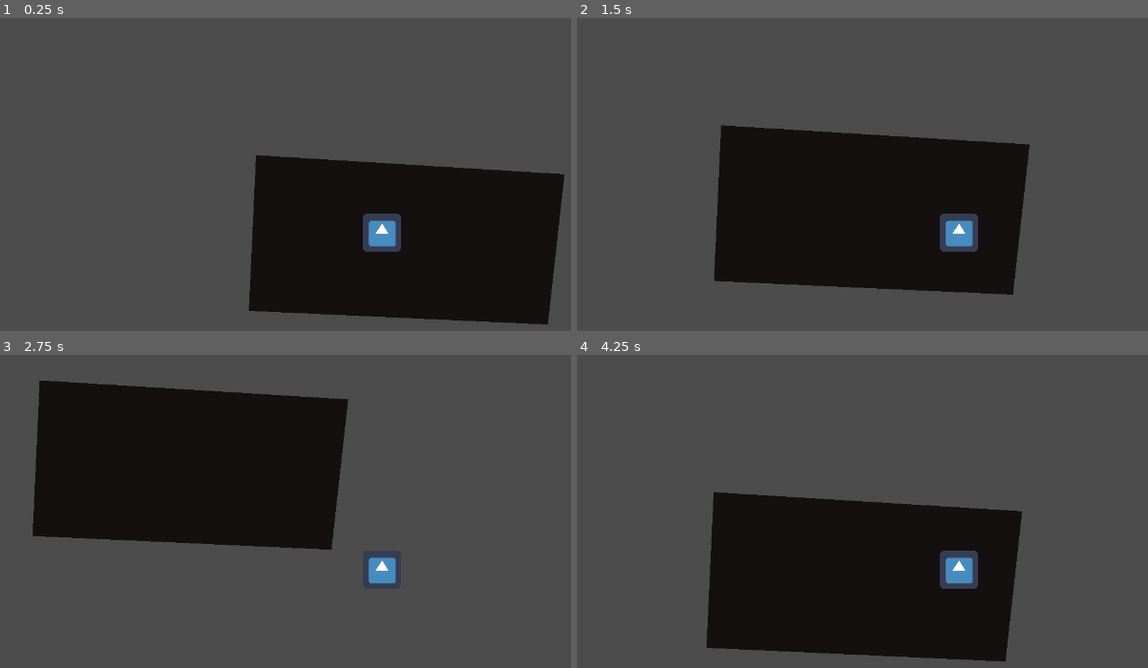
Above: before the commit, frames 1-4 (two rows, left to right).
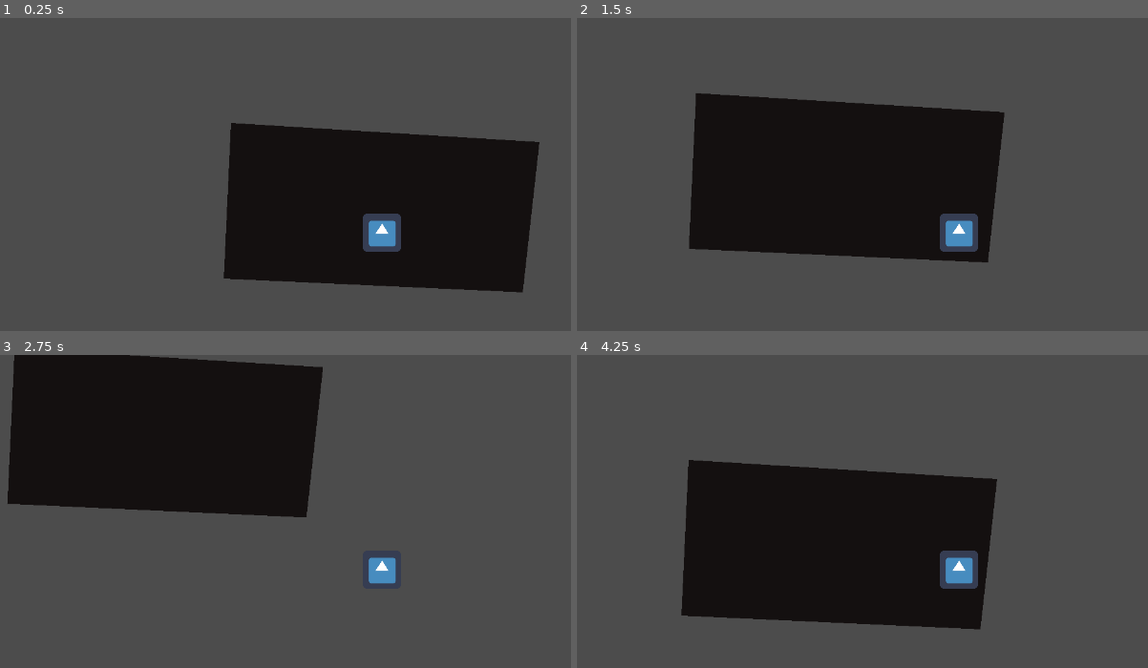
Above: after the commit, the same moments.

Repository: AlixBarreaux/game-jam-found-relic
Game: Godot game, scene res://Scenes/Levels/Level1.tscn
Same seed, same stepped clock (60 frames per second), same inputs: the game is played once before the commit and once after it. The engine's default icon, where the game draws it, is replaced by a stand-in: a white triangle on a blue panel in a dark square.
Inputs:
- Up to frame 1 (0.25 s): no input
- Up to frame 2 (1.5 s): tap Enter at 0.5 s; hold D (move_right) 0.53-1.28 s; tap E (interact, bound only after the commit) at 0.6, 1.35 s; hold S (move_down) from 1.28 s (still down)
- Up to frame 3 (2.75 s): release S (move_down) at 2.03 s; hold D (move_right) from 2.03 s (still down); tap E (interact, bound only after the commit) at 2.1 s
- Up to frame 4 (4.25 s): release D (move_right) at 2.78 s; hold Z (move_up) 2.78-3.53 s; tap E (interact, bound only after the commit) at 2.85, 3.6 s; hold Q (move_left) from 3.53 s (still down)

The runs differ from the first frame. In frame 1, 14% of the frame differs, in the area x 39-99%, y 33-98%; in frame 2, 14%, in the area x 19-80%, y 24-89%; in frame 3, 14%; in frame 4, 14%.
Error after the commit: Invalid get index 'name' (on base: 'null instance'). (res://interact_raycast_2d.gd:18)

Commit message:
Start to create a common class SequenceOrderInteractable to share between the Plate and the NoteBlock

Diff:
--- a/Hero.tscn
+++ b/Hero.tscn
@@ -1,8 +1,9 @@
-[gd_scene load_steps=5 format=2]
+[gd_scene load_steps=6 format=2]
 
 [ext_resource path="res://Miscellaneous/icon.png" type="Texture" id=1]
 [ext_resource path="res://hero.gd" type="Script" id=2]
 [ext_resource path="res://PlayerController.tscn" type="PackedScene" id=3]
+[ext_resource path="res://InteractRayCast2D.tscn" type="PackedScene" id=4]
 
 [sub_resource type="RectangleShape2D" id=1]
 extents = Vector2( 32, 32 )
@@ -20,3 +21,6 @@
 
 [node name="Camera2D" type="Camera2D" parent="."]
 current = true
+
+[node name="InteractRayCast2D" parent="." instance=ExtResource( 4 )]
+collision_mask = 4
--- /dev/null
+++ b/InteractRayCast2D.tscn
@@ -0,0 +1,9 @@
+[gd_scene load_steps=2 format=2]
+
+[ext_resource path="res://interact_raycast_2d.gd" type="Script" id=1]
+
+[node name="InteractRayCast2D" type="RayCast2D"]
+enabled = true
+collide_with_areas = true
+collide_with_bodies = false
+script = ExtResource( 1 )
--- /dev/null
+++ b/NoteBlock.tscn
@@ -0,0 +1,13 @@
+[gd_scene load_steps=2 format=2]
+
+[ext_resource path="res://SequenceOrderInteractable.tscn" type="PackedScene" id=1]
+
+[node name="NoteBlock" instance=ExtResource( 1 )]
+
+[node name="Area2D" parent="." index="1"]
+collision_layer = 2
+collision_mask = 3
+
+[connection signal="area_entered" from="Area2D" to="." method="_on_Area2D_area_entered"]
+[connection signal="body_entered" from="Area2D" to="." method="_on_Area2D_body_entered"]
+[connection signal="body_shape_entered" from="Area2D" to="." method="_on_Area2D_body_shape_entered"]
--- a/Plate.tscn
+++ b/Plate.tscn
@@ -1,16 +1,7 @@
-[gd_scene load_steps=3 format=2]
+[gd_scene load_steps=2 format=2]
 
-[ext_resource path="res://plate.gd" type="Script" id=1]
+[ext_resource path="res://SequenceOrderInteractable.tscn" type="PackedScene" id=1]
 
-[sub_resource type="RectangleShape2D" id=1]
-extents = Vector2( 32, 32 )
+[node name="Plate" instance=ExtResource( 1 )]
 
-[node name="Plate" type="Area2D"]
-script = ExtResource( 1 )
-
-[node name="Sprite" type="Sprite" parent="."]
-
-[node name="CollisionShape2D" type="CollisionShape2D" parent="."]
-shape = SubResource( 1 )
-
-[connection signal="body_entered" from="." to="." method="_on_body_entered"]
+[connection signal="body_entered" from="Area2D" to="." method="_on_interacted"]
--- a/Scenes/Levels/Level1.tscn
+++ b/Scenes/Levels/Level1.tscn
@@ -1,10 +1,13 @@
 [gd_scene load_steps=4 format=2]
 
-[ext_resource path="res://Plate.tscn" type="PackedScene" id=1]
+[ext_resource path="res://SequenceOrderInteractable.tscn" type="PackedScene" id=1]
 [ext_resource path="res://PlatesManager.tscn" type="PackedScene" id=2]
 [ext_resource path="res://Scenes/Levels/Level.tscn" type="PackedScene" id=3]
 
 [node name="Level1" instance=ExtResource( 3 )]
+
+[node name="Hero" parent="Creatures/Heroes" index="0"]
+position = Vector2( 42, 54 )
 
 [node name="Plates" parent="." index="2" instance=ExtResource( 2 )]
 
--- a/Scenes/Levels/Level2.tscn
+++ b/Scenes/Levels/Level2.tscn
@@ -1,5 +1,10 @@
-[gd_scene load_steps=2 format=2]
+[gd_scene load_steps=3 format=2]
 
 [ext_resource path="res://Scenes/Levels/Level.tscn" type="PackedScene" id=1]
+[ext_resource path="res://NoteBlock.tscn" type="PackedScene" id=2]
 
 [node name="Level2" instance=ExtResource( 1 )]
+
+[node name="NoteBlock" parent="." index="2" instance=ExtResource( 2 )]
+position = Vector2( 175, 79 )
+collision_shape_2d_node_path = NodePath("Area2D/CollisionShape2D")
--- /dev/null
+++ b/SequenceOrderInteractable.tscn
@@ -0,0 +1,21 @@
+[gd_scene load_steps=4 format=2]
+
+[ext_resource path="res://sequence_order_interactable.gd" type="Script" id=1]
+[ext_resource path="res://interaction_receiver_area2d.gd" type="Script" id=2]
+
+[sub_resource type="RectangleShape2D" id=1]
+extents = Vector2( 32, 32 )
+
+[node name="SequenceOrderInteractable" type="Node2D"]
+script = ExtResource( 1 )
+collision_shape_2d_node_path = NodePath("InteractionReceiverArea2D/CollisionShape2D")
+
+[node name="Sprite" type="Sprite" parent="."]
+
+[node name="InteractionReceiverArea2D" type="Area2D" parent="."]
+collision_layer = 4
+collision_mask = 0
+script = ExtResource( 2 )
+
+[node name="CollisionShape2D" type="CollisionShape2D" parent="InteractionReceiverArea2D"]
+shape = SubResource( 1 )
--- /dev/null
+++ b/interact_raycast_2d.gd
@@ -0,0 +1,19 @@
+class_name InteractRaycast2D
+extends RayCast2D
+
+
+# ----------------- DECLARE VARIABLES -----------------
+
+
+
+# ----------------- RUN CODE -----------------
+
+
+
+# ----------------- DECLARE FUNCTIONS -----------------
+
+
+func _unhandled_input(event: InputEvent) -> void:
+	if Input.is_action_just_pressed("interact"):
+		print(get_collider().name)
+		get_collider()._receive_interaction()
--- /dev/null
+++ b/interaction_receiver_area2d.gd
@@ -0,0 +1,17 @@
+class_name InteractionReceiver
+extends Area2D
+
+
+# ----------------- DECLARE VARIABLES -----------------
+
+signal interaction_received
+
+# ----------------- RUN CODE -----------------
+
+
+
+# ----------------- DECLARE FUNCTIONS -----------------
+
+func _receive_interaction() -> void:
+	self.emit_signal("interaction_received")
+	return
--- a/plate.gd
+++ /dev/null
@@ -1,48 +0,0 @@
-class_name Plate
-extends Area2D
-
-
-# ----------------- DECLARE VARIABLES -----------------
-
-onready var plates_manager: Node2D = self.get_parent()
-
-var order_id: int = 0
-
-onready var collision_shape_2d: CollisionShape2D = $CollisionShape2D
-
-signal plate_enabled
-
-# ----------------- RUN CODE -----------------
-
-
-func _ready() -> void:
-	self.initialize_signals()
-	return
-
-
-# ----------------- DECLARE FUNCTIONS -----------------
-
-
-func initialize_signals() -> void:
-	self.plates_manager.connect("invalid_sequence_order_given", self, "reset")
-	return
-
-
-func _on_body_entered(body: PhysicsBody2D) -> void:
-	self.set_enabled(false)
-	self.emit_signal("plate_enabled", self.order_id)
-	return
-
-
-func reset() -> void:
-	print(self.name + ": reset() !")
-	set_enabled(true)
-
-
-func set_enabled(enabled: bool) -> void:
-	if enabled:
-		collision_shape_2d.set_deferred("disabled", false)
-	else:
-		collision_shape_2d.set_deferred("disabled", true)
-
-	return
--- a/plates_manager.gd
+++ b/plates_manager.gd
@@ -20,12 +20,12 @@
 
 
 func initialize_asserts() -> void:
-	printerr("At least 2 plates should be added to the PlateManager!")
+#	printerr("At least 2 plates should be added to the PlateManager!")
 	assert(self.get_child_count() >= 2)
 
-	printerr("The children of this node should be plates only!")
-	for plate in self.get_children():
-		assert(plate is Plate)
+#	printerr("The children of this node should be plates only!")
+#	for plate in self.get_children():
+#		assert(plate is Plate)
 
 
 func initialize_signals() -> void:
--- a/project.godot
+++ b/project.godot
@@ -14,15 +14,20 @@
 "language": "GDScript",
 "path": "res://hero.gd"
 }, {
+"base": "RayCast2D",
+"class": "InteractRaycast2D",
+"language": "GDScript",
+"path": "res://interact_raycast_2d.gd"
+}, {
+"base": "Area2D",
+"class": "InteractionReceiver",
+"language": "GDScript",
+"path": "res://interaction_receiver_area2d.gd"
+}, {
 "base": "Node2D",
 "class": "Level",
 "language": "GDScript",
 "path": "res://level.gd"
-}, {
-"base": "Area2D",
-"class": "Plate",
-"language": "GDScript",
-"path": "res://plate.gd"
 }, {
 "base": "Node2D",
 "class": "PlatesManager",
@@ -33,13 +38,20 @@
 "class": "PlayerController",
 "language": "GDScript",
 "path": "res://player_controller.gd"
+}, {
+"base": "Node2D",
+"class": "SequenceOrderInteractable",
+"language": "GDScript",
+"path": "res://sequence_order_interactable.gd"
 } ]
 _global_script_class_icons={
 "Hero": "",
+"InteractRaycast2D": "",
+"InteractionReceiver": "",
 "Level": "",
-"Plate": "",
 "PlatesManager": "",
-"PlayerController": ""
+"PlayerController": "",
+"SequenceOrderInteractable": ""
 }
 
 [application]
@@ -93,10 +105,19 @@
 , Object(InputEventKey,"resource_local_to_scene":false,"resource_name":"","device":0,"alt":false,"shift":false,"control":false,"meta":false,"command":false,"pressed":false,"scancode":16777234,"physical_scancode":0,"unicode":0,"echo":false,"script":null)
  ]
 }
+interact={
+"deadzone": 0.5,
+"events": [ Object(InputEventKey,"resource_local_to_scene":false,"resource_name":"","device":0,"alt":false,"shift":false,"control":false,"meta":false,"command":false,"pressed":false,"scancode":69,"physical_scancode":0,"unicode":0,"echo":false,"script":null)
+, Object(InputEventKey,"resource_local_to_scene":false,"resource_name":"","device":0,"alt":false,"shift":false,"control":false,"meta":false,"command":false,"pressed":false,"scancode":70,"physical_scancode":0,"unicode":0,"echo":false,"script":null)
+, Object(InputEventJoypadButton,"resource_local_to_scene":false,"resource_name":"","device":0,"button_index":1,"pressure":0.0,"pressed":false,"script":null)
+ ]
+}
 
 [layer_names]
 
 2d_physics/layer_1="heroes"
+2d_physics/layer_2="heroes_interaction_raycasts"
+2d_physics/layer_3="interactables"
 
 [physics]
 
--- /dev/null
+++ b/sequence_order_interactable.gd
@@ -0,0 +1,75 @@
+class_name SequenceOrderInteractable
+extends Node2D
+
+
+# ----------------- DECLARE VARIABLES -----------------
+
+
+var order_id: int = 0
+
+# Node Paths
+export var collision_shape_2d_node_path: NodePath = ""
+
+# Node References
+onready var plates_manager: Node2D = self.get_parent()
+onready var collision_shape_2d: CollisionShape2D = self.get_node(collision_shape_2d_node_path)
+
+
+# Signals
+signal plate_enabled
+
+
+# ----------------- RUN CODE -----------------
+
+
+func _ready() -> void:
+	self.initialize_asserts()
+	self.initialize_signals()
+	return
+
+
+# ----------------- DECLARE FUNCTIONS -----------------
+
+
+func initialize_asserts() -> void:
+	if collision_shape_2d_node_path == "":
+		printerr("The path to the collision shape 2D is missing!")
+	return
+
+
+func initialize_signals() -> void:
+	$InteractionReceiverArea2D.connect("interaction_received", self, "_receive_interaction")
+	self.plates_manager.connect("invalid_sequence_order_given", self, "reset")
+	return
+
+
+func _receive_interaction() -> void:
+	self.set_enabled(false)
+	self.emit_signal("plate_enabled", self.order_id)
+	return
+
+
+func reset() -> void:
+	print(self.name + ": reset() !")
+	set_enabled(true)
+
+
+func set_enabled(enabled: bool) -> void:
+	if enabled:
+		collision_shape_2d.set_deferred("disabled", false)
+	else:
+		collision_shape_2d.set_deferred("disabled", true)
+
+	return
+
+
+func _on_Area2D_body_entered(body: Node) -> void:
+	print("Raycast _on_Area2D_body_entered")
+
+
+func _on_Area2D_body_shape_entered(body_rid: RID, body: Node, body_shape_index: int, local_shape_index: int) -> void:
+	print("Raycast _on_Area2D_body_shape_entered")
+
+
+func _on_Area2D_area_entered(area: Area2D) -> void:
+	print("Raycast _on_Area2D_area_entered")
